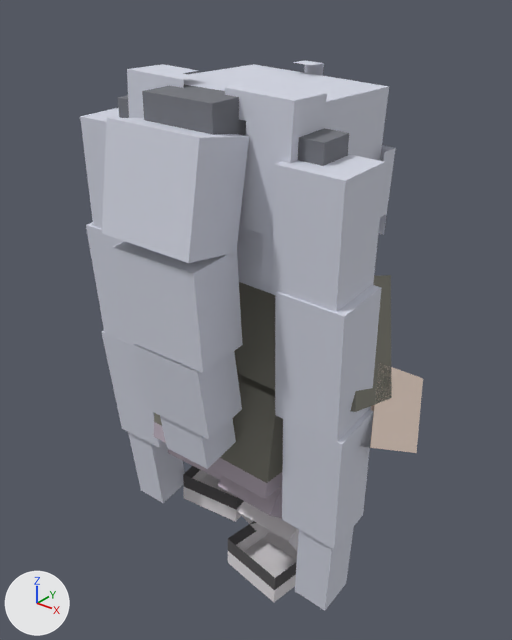
Renders of the glTF model assets/hunters_blocky/wynelle/wynelle.glb from each side of a commit.
One viewpoint serves both versions: a 50 mm lens placed at (1.191, -1.422, 1.66), pointed at (0.026, 0.034, 0.757). Every picture has the same lights, and +X, +Y and +Z are marked at lower left. The picture after the commit comes second. Both versions are drawn at frame 2 of the action 'crouch-loop'; the numbers are the values there.

The first picture shows 'Belly', 'Chest', 'Head', 'L-Pig-3', 'L-Thigh', 'Pony-1', 'Pony-2', 'Pony-3', 'R-Arm', 'R-Calf', 'R-Foot', 'R-Forearm', 'R-Pig-1', 'R-Pig-2', 'R-Pig-3', 'R-Pig-4', 'R-Thigh' and 5 more.
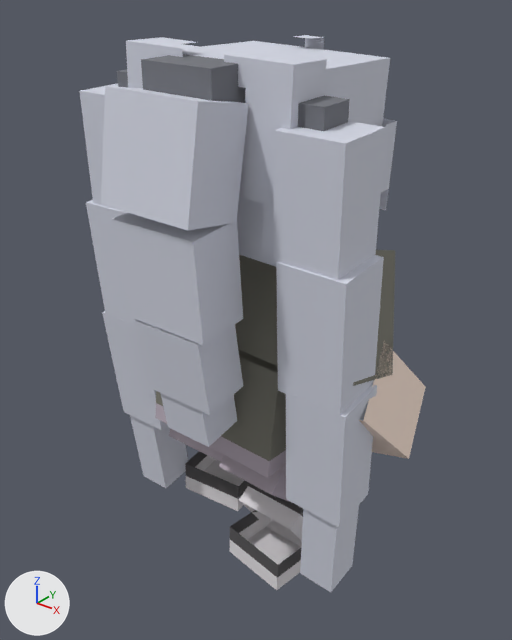
ob_pelvis is not drawn itself; it is the parent of ob_belly, ob_l_thigh, ob_r_thigh.

Edits to the scene script, one JSON object a line:
```json
{"op": "set", "path": "ob_pelvis.location", "old": "(0.0, -0.0644, 0.335)", "new": "(0.0, -0.0515, 0.399)"}
{"op": "set", "path": "ob_pelvis.rotation_euler", "old": "(0.00991, 0.0567, 0.0182)", "new": "(0.00781, 0.0452, 0.0144)", "note": "degrees (0.6, 3.2, 1) -> degrees (0.4, 2.6, 0.8)"}
{"op": "set", "path": "ob_belly.rotation_euler", "old": "(-0.0931, 0.0, 0.0)", "new": "(-0.0925, 0.0, 0.0)", "note": "degrees (-5.3, 0, 0)"}
{"op": "set", "path": "ob_r_pig_1.rotation_euler", "old": "(0.0418, -0.0142, 0.0)", "new": "(0.0414, -0.0156, 0.0)", "note": "degrees (2.4, -0.8, 0) -> degrees (2.4, -0.9, 0)"}
{"op": "set", "path": "ob_r_arm.rotation_euler", "old": "(-0.0543, -0.301, 0.0324)", "new": "(-0.0405, -0.259, -0.0000429)", "note": "degrees (-3.1, -17, 1.9) -> degrees (-2.3, -15, -0)"}
{"op": "set", "path": "ob_r_forearm.rotation_euler", "old": "(1.309, 0.0, 0.0)", "new": "(1.056, 0.0, 0.0)", "note": "degrees (75, 0, 0) -> degrees (61, 0, 0)"}
{"op": "set", "path": "ob_l_thigh.rotation_euler", "old": "(1.282, 0.0853, 0.126)", "new": "(1.222, 0.0843, 0.12)", "note": "degrees (73, 4.9, 7.2) -> degrees (70, 4.8, 6.9)"}
{"op": "set", "path": "ob_l_calf.rotation_euler", "old": "(-1.92, 0.0, 0.0)", "new": "(-1.836, 0.0, 0.0)", "note": "degrees (-110, 0, 0) -> degrees (-105, 0, 0)"}
{"op": "set", "path": "ob_r_thigh.rotation_euler", "old": "(0.871, -0.115, -0.1)", "new": "(0.829, -0.111, -0.095)", "note": "degrees (50, -6.6, -5.7) -> degrees (47, -6.4, -5.4)"}
{"op": "set", "path": "ob_r_calf.rotation_euler", "old": "(-1.899, 0.0, 0.0)", "new": "(-1.816, 0.0, 0.0)", "note": "degrees (-109, 0, 0) -> degrees (-104, 0, 0)"}
{"op": "set", "path": "ob_r_foot.rotation_euler", "old": "(1.039, 0.101, 0.0616)", "new": "(0.989, 0.0976, 0.0564)", "note": "degrees (60, 5.8, 3.5) -> degrees (57, 5.6, 3.2)"}
```

Pixel boxes (x1, y1, x2, y2) of what changed, in the pictures (512 x 640 px):
```json
{"object": "Pony-1", "change": "moved, turned", "before": [102, 84, 249, 263], "after": [101, 54, 249, 231]}
{"object": "Head", "change": "moved, turned", "before": [127, 60, 396, 295], "after": [126, 35, 397, 267]}
{"object": "R-Pig-1", "change": "moved, turned", "before": [272, 128, 385, 312], "after": [273, 95, 386, 280]}
{"object": "Pony-2", "change": "moved, turned", "before": [112, 241, 243, 373], "after": [111, 212, 243, 345]}
{"object": "R-Pig-2", "change": "moved, turned", "before": [275, 285, 381, 442], "after": [276, 255, 384, 415]}
{"object": "R-Pig-3", "change": "moved, turned", "before": [282, 410, 374, 549], "after": [286, 384, 377, 528]}
{"object": "Pony-3", "change": "moved, turned", "before": [134, 344, 242, 469], "after": [133, 319, 243, 447]}
{"object": "Belly", "change": "moved, turned", "before": [154, 373, 283, 499], "after": [155, 349, 286, 478]}
{"object": "Chest", "change": "moved, turned", "before": [234, 282, 275, 390], "after": [235, 255, 278, 366]}
{"object": "R-Pig-4", "change": "moved, turned", "before": [295, 527, 354, 611], "after": [300, 505, 359, 592]}
{"object": "L-Pig-3", "change": "moved, turned", "before": [101, 331, 165, 448], "after": [102, 311, 168, 430]}
{"object": "R-Foot", "change": "moved, turned", "before": [228, 521, 297, 602], "after": [230, 510, 301, 590]}
{"object": "L-Pig-2", "change": "moved, turned", "before": [86, 222, 134, 345], "after": [86, 200, 134, 324]}
{"object": "L-Pig-4", "change": "moved, turned", "before": [128, 432, 185, 503], "after": [130, 415, 188, 488]}
{"object": "L-Pig-1", "change": "moved, turned", "before": [80, 95, 129, 229], "after": [79, 69, 128, 209]}
{"object": "R-Forearm", "change": "moved, turned", "before": [361, 362, 410, 451], "after": [359, 343, 413, 447]}
{"object": "R-Arm", "change": "moved, turned", "before": [350, 275, 392, 412], "after": [353, 250, 395, 386]}
{"object": "L-Foot", "change": "moved, turned", "before": [183, 466, 244, 522], "after": [186, 451, 250, 511]}
{"object": "R-Calf", "change": "moved, turned", "before": [238, 501, 299, 559], "after": [239, 484, 303, 547]}
{"object": "R-Thigh", "change": "moved, turned", "before": [217, 475, 282, 519], "after": [219, 455, 292, 503]}
{"object": "R-Hand", "change": "moved, turned", "before": [370, 374, 423, 453], "after": [372, 373, 426, 459]}
{"object": "L-Thigh", "change": "moved, turned", "before": [168, 449, 222, 480], "after": [169, 429, 224, 462]}
{"object": "Face", "change": "moved, turned", "before": [254, 64, 389, 158], "after": [299, 46, 390, 126]}
```
